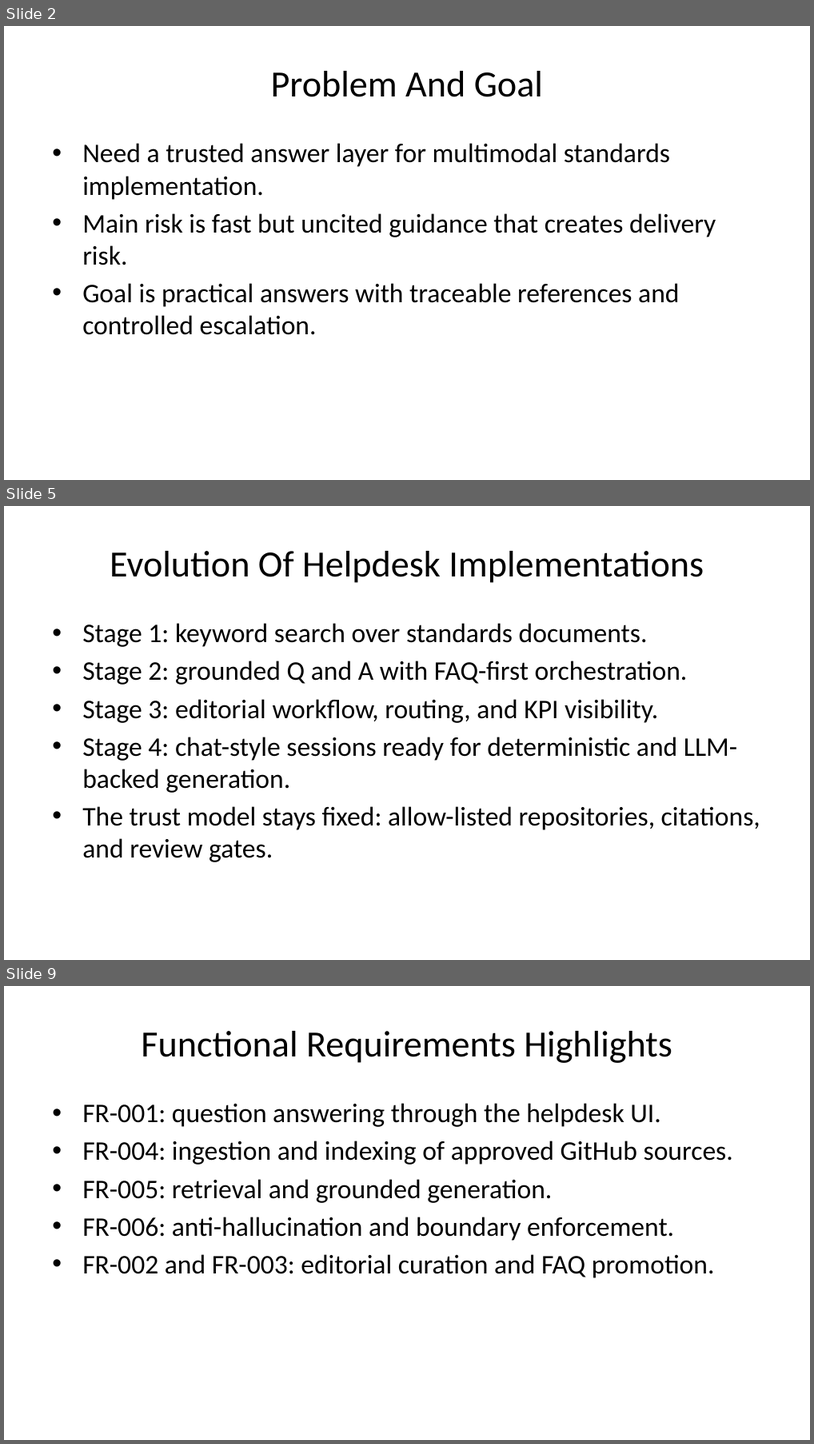
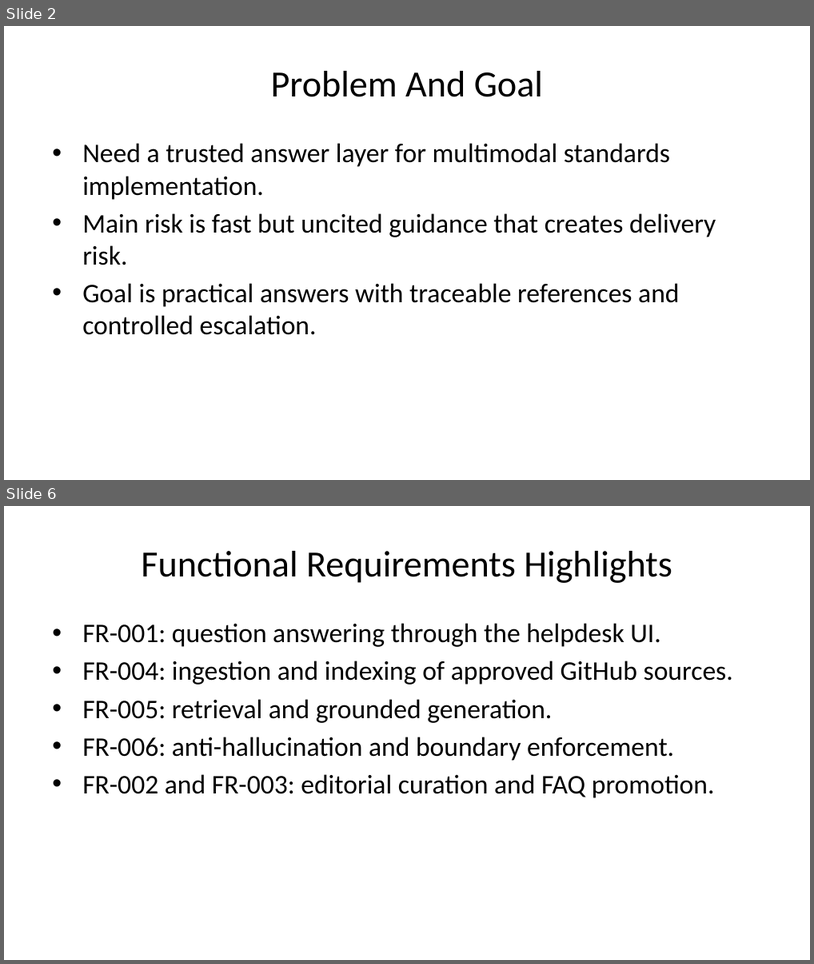
Before and after one commit to UM-KGPI/NapcoreHelpdesk, a slide deck: dist/napcore-helpdesk-presentation.pptx. Shown one above the other, each under a label of ours: slides 2, 5 and 9 before the commit, slides 2 and 6 after it; the slides between them are not shown. The pictures are 814x1444 and 814x964 pixels, drawn with LibreOffice and Linux fonts; fonts in the diff are those of the drawing. Boxes give left, top, right and bottom in pixels: in the first picture for what was removed or moved away, otherwise in the second. Text is boxed around its words. In the diff, an @@ line names an element or a change of style, - is before the commit and + after.

```diff
--- a/dist/napcore-helpdesk-presentation.pptx
+++ b/dist/napcore-helpdesk-presentation.pptx
@@ slide 5 removed at (4,506,810,960), background #FFFFFF @@
@@ title removed at (110,551,704,583) @@
-Evolution Of Helpdesk Implementations
@@ text removed at (82,623,761,862) @@
-• Stage 1: keyword search over standards documents.
-• Stage 2: grounded Q and A with FAQ-first orchestration.
-• Stage 3: editorial workflow, routing, and KPI visibility.
-• Stage 4: chat-style sessions ready for deterministic and LLM-backed generation.
-• The trust model stays fixed: allow-listed repositories, citations, and review gates.
@@ what was slide 9 is now slide 6 @@
```
Also in this commit, not shown: 8 slides changed, 3 slides added, 7 other slides removed, 8 other files.
